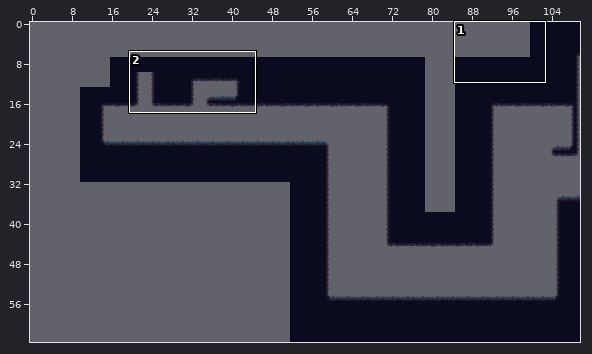
Tiled map: PR2/Ott - An Elemental Journey/resources/levels/WaterBossMap.tmx. Above, an overview of the earlier version with the close-up marked.
Close-up. The starting point:
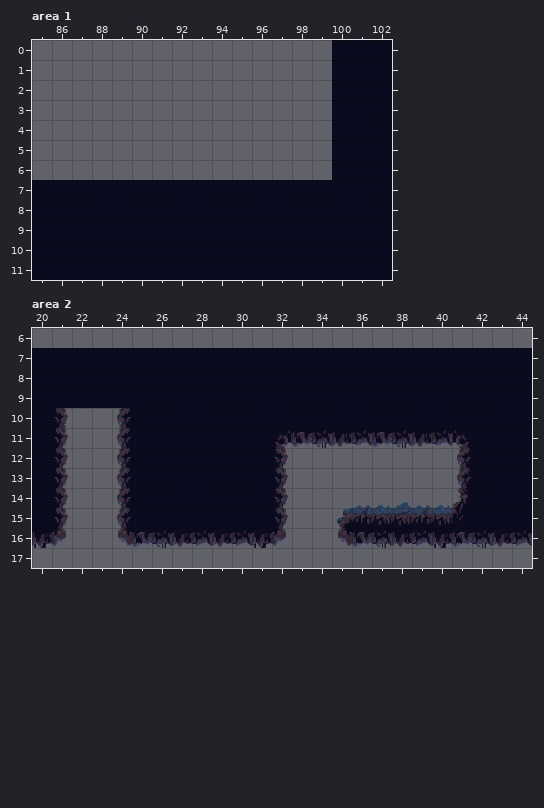
Cells are 32x32 px. Shown: area 1 x 85..102, y 0..11; area 2 x 20..44, y 6..17. The commit also changed other parts of the map, which this record leaves out. The old version is drawn lined up with the new one.
Now the later version:
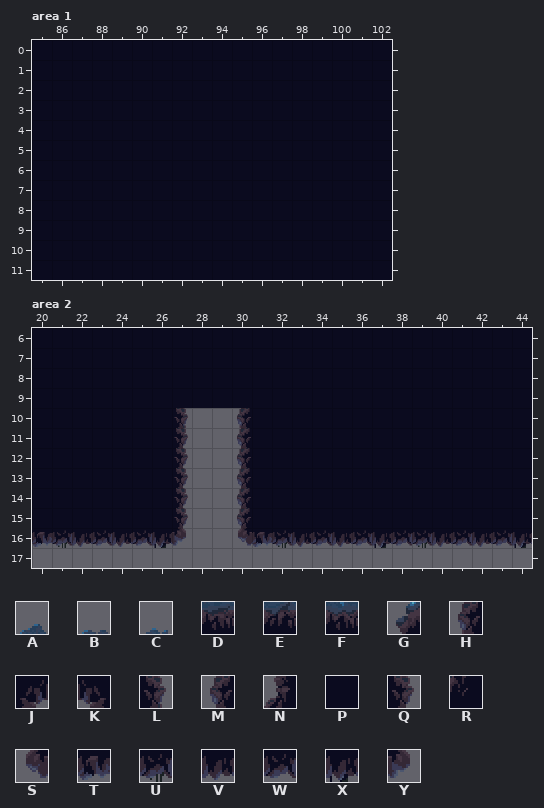
Key: from "Tiles_Agua_Bosque": A 6, B 7, C 8, D 26, E 27, F 28, G 44, H 64, J 66, K 68, L 70, M 84, N 88, P 89, Q 90, R 108, S 124, T 125, U 126, V 127, W 128, X 129, Y 130.
_ is an empty cell.
The exact change:
map size 211x64 -> 221x64 cells (old content now starts at 10,0; both pictures use the new coordinates)
Layer "Capa de patrones 1", area 1:
y 0..6: x 85..99 _______________ -> PPPPPPPPPPPPPPP
Layer "Capa de patrones 1", area 2:
y 6: x 20..44 _________________________ -> PPPPPPPPPPPPPPPPPPPPPPPPP
y 10: x 21..24 L__H -> PPPP; x 27..30 PPPP -> L__H
y 11: x 21..24 Q__M -> PPPP; x 27..30 PPPP -> Q__M; x 32..41 JTUVWTUVWK -> PPPPPPPPPP
y 12: x 21..24 Q__M -> PPPP; x 27..30 PPPP -> Q__M; x 32..41 Q________H -> PPPPPPPPPP
y 13: x 21..24 Q__M -> PPPP; x 27..30 PPPP -> Q__M; x 32..41 Q________M -> PPPPPPPPPP
y 14: x 21..24 Q__M -> PPPP; x 27..30 PPPP -> Q__M; x 32..41 Q___BCABCN -> PPPPPPPPPP
y 15: x 21..24 Q__M -> PPPP; x 27..30 PPPP -> Q__M; x 32..41 Q__GEFDEFR -> PPPPPPPPPP
y 16: x 20..44 XY__STUVWVWXY__STUVWXTUVW -> TUVWVWXY__STUVWVWXWUVWVWX
Pixel boxes of the changes (left, top, right, bottom) in both close-ups:
added: (32, 40, 332, 180)
added: (32, 328, 532, 348)
changed: (32, 408, 532, 548)
